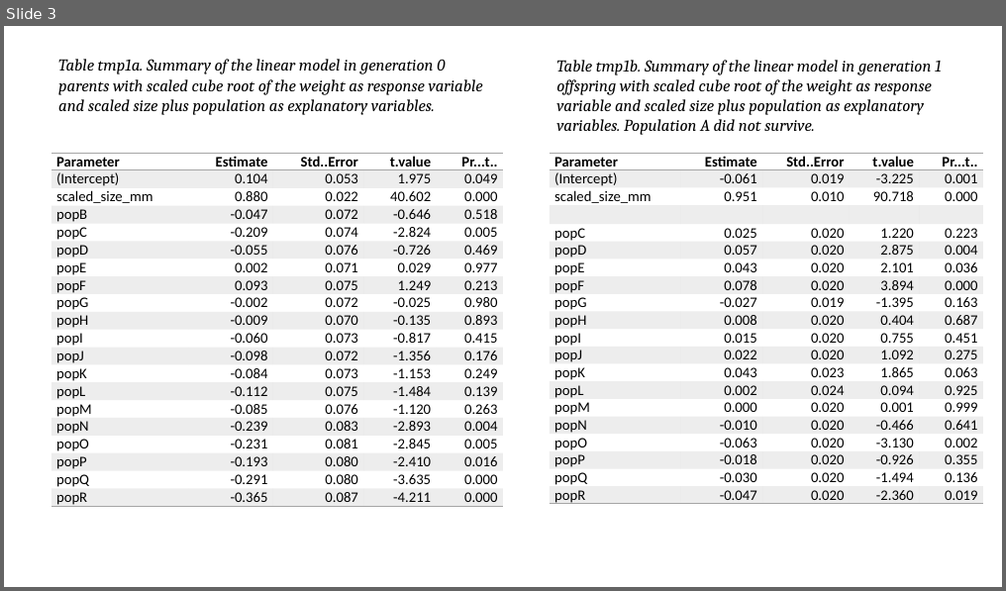
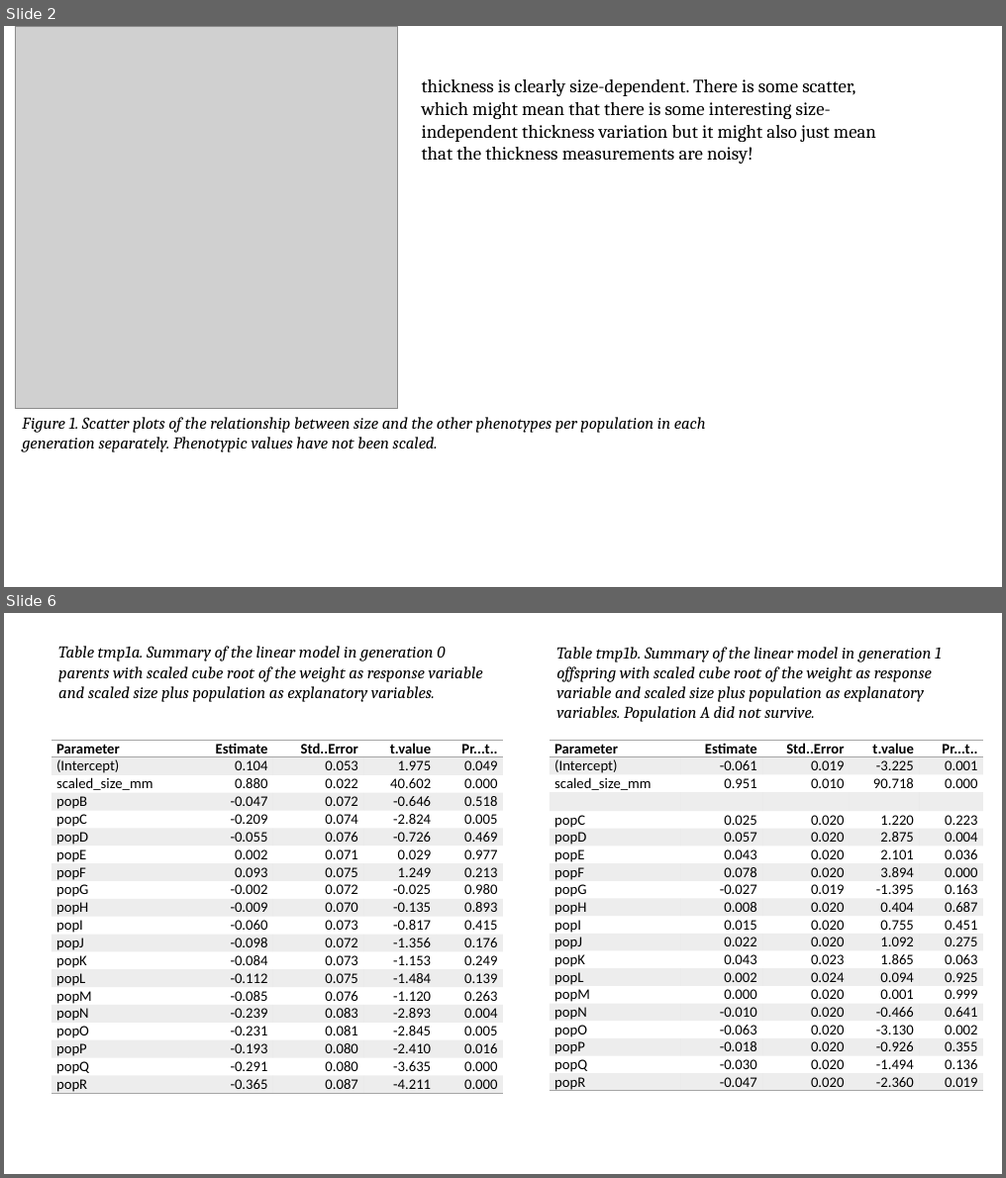
Before and after one commit to sam0per/Littorina_CZ_offspring, a slide deck: docs/Littorina_offspring_size_issue_20200409.pptx. Shown one above the other, each under a label of ours: slide 3 before the commit, slides 2 and 6 after it; the slides between them are not shown. The pictures are 1006x591 and 1006x1178 pixels, drawn with LibreOffice and Linux fonts; fonts in the diff are those of the drawing; grey boxes stand for pictures. Boxes give left, top, right and bottom in pixels: in the first picture for what was removed or moved away, otherwise in the second. Text is boxed around its words. In the diff, an @@ line names an element or a change of style, - is before the commit and + after.

Commit message:
model size at maturity

```diff
--- a/docs/Littorina_offspring_size_issue_20200409.pptx
+++ b/docs/Littorina_offspring_size_issue_20200409.pptx
@@ slide 2 added at [4, 26, 1002, 587], background #FFFFFF @@
@@ picture added at [15, 26, 398, 409] @@
@@ text added at [422, 79, 876, 164], 18 pt, text #000000 @@
+thickness is clearly size-dependent. There is some scatter, which might mean that there is some interesting size-independent thickness variation but it might also just mean that the thickness measurements are noisy!
@@ text added at [22, 417, 706, 453], 16 pt, text #000000, italic @@
+Figure 1. Scatter plots of the relationship between size and the other phenotypes per population in each generation separately. Phenotypic values have not been scaled.
@@ what was slide 3 is now slide 6 @@
```
Also in this commit, not shown: 2 slides changed, 2 other slides added, 6 other files.
